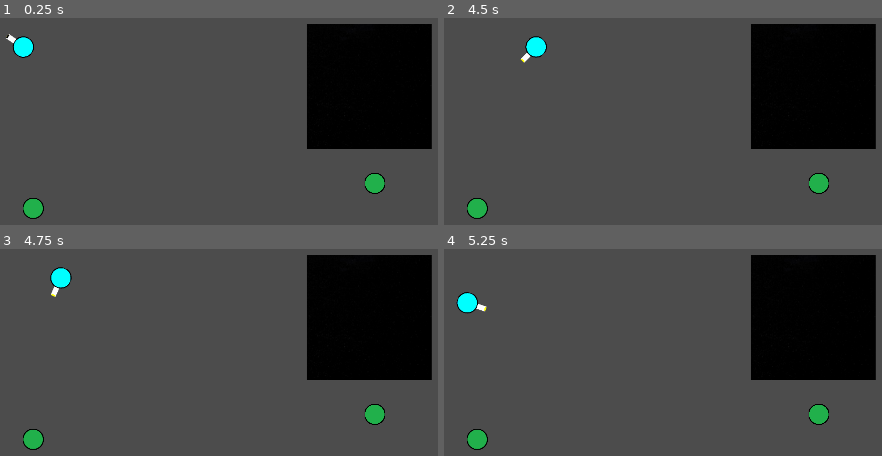
Above: before the commit, frames 1-4 (two rows, left to right).
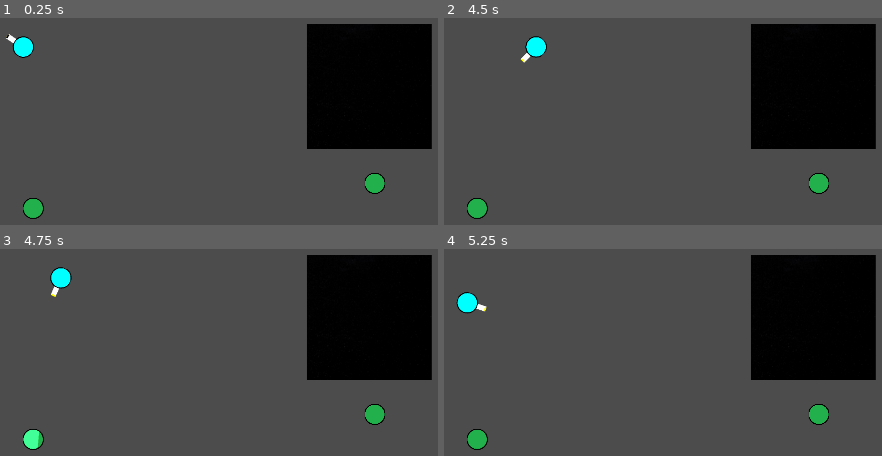
Above: after the commit, the same moments.

Repository: Jey-but-on-github/TP-2-jeux-2D
Game: Godot game, scene res://Scene/Main.tscn
Same seed, same stepped clock (60 frames per second), same inputs: the game is played once before the commit and once after it.
Inputs (mouse positions are in pixels of both pictures, inside the frame that each line leads up to):
- Up to frame 1 (0.25 s): no input
- Up to frame 2 (4.5 s): tap Enter at 0.5 s; move the mouse to (outside the picture) at 0.52 s; hold D (right) 0.53-1.28 s; tap F (fire) at 0.6, 2.1, 3.6 s; move the mouse to (562, 193) at 1.27 s; hold S (down) 1.28-2.03 s; tap Z (switch) at 1.35, 2.85, 4.35 s; move the mouse to (803, 71) at 2.02 s; hold D (right) 2.03-2.78 s; move the mouse to (outside the picture) at 2.77 s; hold W (up) 2.78-3.53 s; move the mouse to (outside the picture) at 3.52 s; hold A (left) from 3.53 s (still down); move the mouse to (483, 104) at 4.27 s
- Up to frame 3 (4.75 s): keep holding A (left)
- Up to frame 4 (5.25 s): move the mouse to (759, 402) at 5.02 s; release A (left) at 5.03 s; hold S (down) from 5.03 s (still down); tap F (fire) at 5.1 s

Frames 1-2 are identical in both runs. In frame 3, 0.3% of the frame differs, in the area x 5-9%, y 87-97%; in frame 4, nothing differs.
Error before the commit: Attempt to call function 'play' in base 'null instance' on a null instance. (res://Script/Ennemi.gd:23)
Error after the commit: Attempt to call function 'play' in base 'null instance' on a null instance. (res://Script/Ennemi.gd:24)

Commit message:
Implémntation des sorties et des clé dans les maps

Diff:
--- /dev/null
+++ b/Scene/Cle.tscn
@@ -0,0 +1,31 @@
+[gd_scene load_steps=5 format=2]
+
+[ext_resource path="res://Ressource/Map Asset/light.png" type="Texture" id=1]
+[ext_resource path="res://Ressource/Map Asset/key.png" type="Texture" id=2]
+[ext_resource path="res://Script/cle.gd" type="Script" id=3]
+
+[sub_resource type="RectangleShape2D" id=1]
+extents = Vector2( 140.382, 42.6741 )
+
+[node name="Clé" type="Node2D"]
+script = ExtResource( 3 )
+
+[node name="Sprite" type="Sprite" parent="."]
+scale = Vector2( 1.94072, 2.23177 )
+texture = ExtResource( 2 )
+
+[node name="Light2D" type="Light2D" parent="."]
+position = Vector2( 2.5199, -5.03967 )
+scale = Vector2( 26.741, 24.1999 )
+texture = ExtResource( 1 )
+color = Color( 0.945098, 0.886275, 0, 1 )
+
+[node name="Area2D" type="Area2D" parent="."]
+
+[node name="CollisionShape2D" type="CollisionShape2D" parent="Area2D"]
+position = Vector2( 10.0793, 0 )
+rotation = 3.14159
+scale = Vector2( 1.55117, -2.81436 )
+shape = SubResource( 1 )
+
+[connection signal="body_entered" from="Area2D" to="." method="_on_Area2D_body_entered"]
--- /dev/null
+++ b/Scene/Exits/Exit LV1.tscn
@@ -0,0 +1,34 @@
+[gd_scene load_steps=5 format=2]
+
+[ext_resource path="res://Script/Exit.gd" type="Script" id=1]
+[ext_resource path="res://Ressource/Map Asset/exit.jpg" type="Texture" id=2]
+[ext_resource path="res://Ressource/Map Asset/light.png" type="Texture" id=3]
+
+[sub_resource type="RectangleShape2D" id=1]
+extents = Vector2( 51.865, 53.2164 )
+
+[node name="Exit1" type="Node2D"]
+script = ExtResource( 1 )
+next_scene = "res://Scene/Maps/Lvl2.tscn"
+
+[node name="Sprite" type="Sprite" parent="."]
+scale = Vector2( 0.206767, 0.319074 )
+texture = ExtResource( 2 )
+
+[node name="Area2D" type="Area2D" parent="."]
+position = Vector2( 0, 0.280617 )
+
+[node name="CollisionShape2D" type="CollisionShape2D" parent="Area2D"]
+shape = SubResource( 1 )
+
+[node name="Lumiere" type="Light2D" parent="."]
+scale = Vector2( 5.25107, 4.70704 )
+enabled = false
+texture = ExtResource( 3 )
+color = Color( 0.054902, 0.109804, 0.937255, 1 )
+energy = 1.82
+shadow_enabled = true
+
+[node name="CanvasModulate" type="CanvasModulate" parent="."]
+
+[connection signal="body_entered" from="Area2D" to="." method="_on_Area2D_body_entered"]
--- /dev/null
+++ b/Scene/Exits/Exit2.tscn
@@ -0,0 +1,6 @@
+[gd_scene load_steps=2 format=2]
+
+[ext_resource path="res://Scene/Exits/Exit LV1.tscn" type="PackedScene" id=1]
+
+[node name="Exit1" instance=ExtResource( 1 )]
+next_scene = "res://Scene/Maps/Lvl3.tscn"
--- /dev/null
+++ b/Scene/Exits/Exit3.tscn
@@ -0,0 +1,6 @@
+[gd_scene load_steps=2 format=2]
+
+[ext_resource path="res://Scene/Exits/Exit2.tscn" type="PackedScene" id=1]
+
+[node name="Exit1" instance=ExtResource( 1 )]
+next_scene = "res://Scene/Maps/Map test.tscn"
--- a/Scene/Maps/Lvl1.tscn
+++ b/Scene/Maps/Lvl1.tscn
@@ -1,14 +1,20 @@
-[gd_scene load_steps=4 format=2]
+[gd_scene load_steps=6 format=2]
 
 [ext_resource path="res://Scene/Mur.tscn" type="PackedScene" id=1]
 [ext_resource path="res://Scene/plancher.tscn" type="PackedScene" id=2]
 [ext_resource path="res://Scene/Player/Player.tscn" type="PackedScene" id=3]
+[ext_resource path="res://Scene/Exits/Exit LV1.tscn" type="PackedScene" id=4]
+[ext_resource path="res://Scene/Cle.tscn" type="PackedScene" id=5]
 
 [node name="Test Map" type="Node"]
 
 [node name="Sprite" parent="." instance=ExtResource( 2 )]
-position = Vector2( 23788, 1120.33 )
+position = Vector2( 23932, 1144.33 )
 scale = Vector2( 186.865, 6.1865 )
+
+[node name="Node2D" parent="." instance=ExtResource( 4 )]
+position = Vector2( 7192, -120 )
+scale = Vector2( 21.9085, 24.3198 )
 
 [node name="KinematicBody2D2" parent="." instance=ExtResource( 1 )]
 position = Vector2( 4203.27, 825.172 )
@@ -74,12 +80,17 @@
 scale = Vector2( -1.08181, -15.6201 )
 
 [node name="Player" parent="." instance=ExtResource( 3 )]
-position = Vector2( 512.421, 449.492 )
+position = Vector2( 347.895, 466.084 )
 
 [node name="Camera2D" type="Camera2D" parent="Player"]
 current = true
+zoom = Vector2( 0.7, 0.7 )
 
 [node name="CanvasModulate" type="CanvasModulate" parent="."]
 
 [node name="KinematicBody2D7" parent="." instance=ExtResource( 1 )]
 position = Vector2( 1106.21, 443.492 )
+
+[node name="Clé" parent="." instance=ExtResource( 5 )]
+position = Vector2( 205.332, 1422.98 )
+scale = Vector2( 0.231452, 0.231367 )
--- a/Scene/Maps/Lvl2.tscn
+++ b/Scene/Maps/Lvl2.tscn
@@ -1,8 +1,10 @@
-[gd_scene load_steps=4 format=2]
+[gd_scene load_steps=6 format=2]
 
 [ext_resource path="res://Scene/Mur.tscn" type="PackedScene" id=1]
 [ext_resource path="res://Scene/Player/Player.tscn" type="PackedScene" id=2]
 [ext_resource path="res://Ressource/Map Asset/plancher.jpg" type="Texture" id=3]
+[ext_resource path="res://Scene/Exits/Exit2.tscn" type="PackedScene" id=4]
+[ext_resource path="res://Scene/Cle.tscn" type="PackedScene" id=5]
 
 [node name="Niveau 1" type="Node"]
 
@@ -140,3 +142,11 @@
 scale = Vector2( -21.5103, 0.380986 )
 current = true
 zoom = Vector2( 0.6, 0.6 )
+
+[node name="Exit1" parent="." instance=ExtResource( 4 )]
+position = Vector2( -1428.16, 394.12 )
+scale = Vector2( 9.49457, 2.71571 )
+
+[node name="Clé" parent="." instance=ExtResource( 5 )]
+position = Vector2( -673.261, 1542.99 )
+scale = Vector2( 0.127078, 0.143726 )
--- a/Scene/Maps/Lvl3.tscn
+++ b/Scene/Maps/Lvl3.tscn
@@ -1,7 +1,10 @@
-[gd_scene load_steps=3 format=2]
+[gd_scene load_steps=6 format=2]
 
 [ext_resource path="res://Scene/Mur.tscn" type="PackedScene" id=1]
 [ext_resource path="res://Ressource/Map Asset/plancher.jpg" type="Texture" id=2]
+[ext_resource path="res://Scene/Player/Player.tscn" type="PackedScene" id=3]
+[ext_resource path="res://Scene/Exits/Exit3.tscn" type="PackedScene" id=4]
+[ext_resource path="res://Scene/Cle.tscn" type="PackedScene" id=5]
 
 [node name="Node" type="Node"]
 
@@ -10,6 +13,10 @@
 scale = Vector2( 40.1351, 39.5139 )
 texture = ExtResource( 2 )
 
+[node name="Exit1" parent="." instance=ExtResource( 4 )]
+position = Vector2( 8820.29, -6936.96 )
+scale = Vector2( 34.9025, 30.292 )
+
 [node name="Mur" parent="." instance=ExtResource( 1 )]
 position = Vector2( -1061.59, 681.231 )
 scale = Vector2( -7.09773, 0.464369 )
@@ -245,3 +252,12 @@
 [node name="Mur3" parent="." instance=ExtResource( 1 )]
 position = Vector2( -2060.72, 459.831 )
 scale = Vector2( -0.497727, 1.54437 )
+
+[node name="Player" parent="." instance=ExtResource( 3 )]
+position = Vector2( -1870.15, 480.993 )
+
+[node name="CanvasModulate" type="CanvasModulate" parent="."]
+
+[node name="Clé" parent="." instance=ExtResource( 5 )]
+position = Vector2( 2596.08, 10106.2 )
+scale = Vector2( 0.499064, 0.499532 )
--- a/Scene/Player/Player.tscn
+++ b/Scene/Player/Player.tscn
@@ -13,7 +13,9 @@
 [sub_resource type="CircleShape2D" id=1]
 radius = 52.6387
 
-[node name="Player" type="KinematicBody2D"]
+[node name="Player" type="KinematicBody2D" groups=[
+"joueur",
+]]
 script = ExtResource( 2 )
 
 [node name="Sprite" type="Sprite" parent="."]
@@ -42,7 +44,6 @@
 position = Vector2( 69.3321, 6.47628 )
 enabled = false
 texture = ExtResource( 8 )
-mode = 2
 shadow_enabled = true
 
 [node name="ShootCooldown" type="Timer" parent="."]
--- a/Script/Ennemi.gd
+++ b/Script/Ennemi.gd
@@ -15,6 +15,7 @@
 			collision.collider.hit()
 
 func _on_Area2D_body_entered(body):
+	print(body)
 	if(body.name == "Player"):
 		if(chasing == false):
 			if(rng == 1):
--- /dev/null
+++ b/Script/Exit.gd
@@ -0,0 +1,22 @@
+extends Node2D
+
+
+export var next_scene = ""
+
+onready var lumiere = $Lumiere
+
+
+func _on_Area2D_body_entered(body):
+	if body.name == "Player":
+		print("hello you")
+		if Global.key == true:
+			Global.goto_scene(next_scene)
+		else:
+			pass
+
+
+func _physics_process(delta):
+	if Global.key == true:
+		lumiere.enabled = true
+	else:
+		lumiere.enabled = false
--- /dev/null
+++ b/Script/cle.gd
@@ -0,0 +1,18 @@
+extends Node2D
+
+
+# Declare member variables here. Examples:
+# var a = 2
+# var b = "text"
+
+
+# Called when the node enters the scene tree for the first time.
+func _ready():
+	pass # Replace with function body.
+
+
+
+func _on_Area2D_body_entered(body):
+	if body.name == "Player":
+		Global.key = true
+		queue_free()
--- /dev/null
+++ b/Script/global.gd
@@ -0,0 +1,33 @@
+extends Node
+
+
+var key = false
+
+var current_scene = null
+
+func _ready():
+	var root = get_tree().get_root()
+	current_scene = root.get_child(root.get_child_count() - 1)
+
+func goto_scene(path):
+
+
+	call_deferred("_deferred_goto_scene", path)
+	key = false
+
+
+func _deferred_goto_scene(path):
+	# It is now safe to remove the current scene
+	current_scene.free()
+
+	# Load the new scene.
+	var s = ResourceLoader.load(path)
+
+	# Instance the new scene.
+	current_scene = s.instance()
+
+	# Add it to the active scene, as child of root.
+	get_tree().get_root().add_child(current_scene)
+
+	# Optionally, to make it compatible with the SceneTree.change_scene() API.
+	get_tree().set_current_scene(current_scene)
--- a/project.godot
+++ b/project.godot
@@ -13,6 +13,10 @@
 config/name="platformer (T2)"
 run/main_scene="res://Scene/Main.tscn"
 config/icon="res://icon.png"
+
+[autoload]
+
+Global="*res://Script/global.gd"
 
 [display]
 
Binary file added: Ressource/Map Asset/exit.jpg
Not shown, added: Ressource/Map Asset/exit.jpg.import
Binary file added: Ressource/Map Asset/key.png
Not shown, added: Ressource/Map Asset/key.png.import
